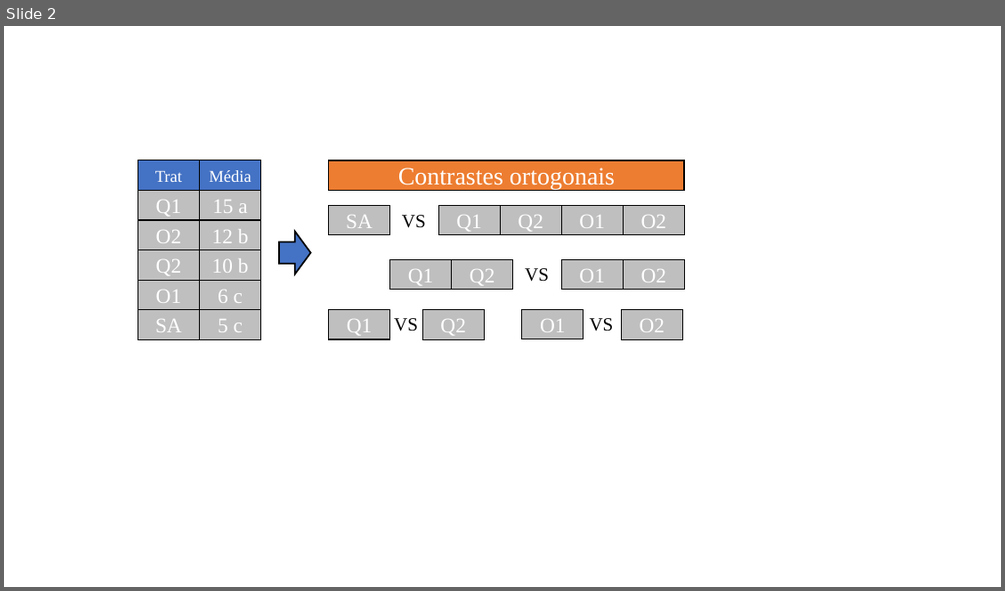
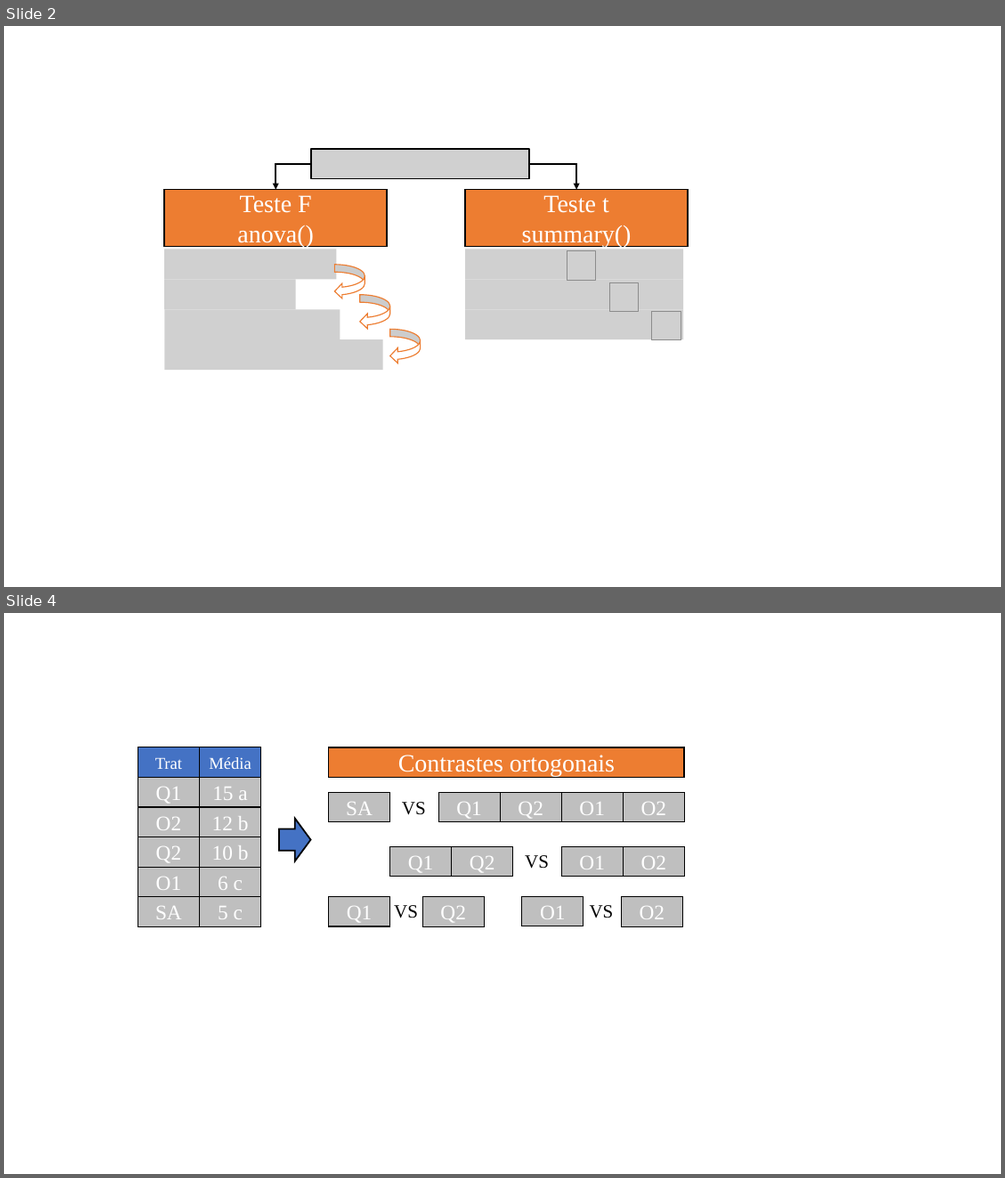
Before and after one commit to thomasbrunomichelon/Curso-R-Thomas-Emeli, a slide deck: Aulas/Aula 6 - Estatística experimental/images/a.pptx. Shown one above the other, each under a label of ours: slide 2 before the commit, slides 2 and 4 after it; the slides between them are not shown. The pictures are 1005x591 and 1005x1178 pixels, drawn with LibreOffice and Linux fonts; fonts in the diff are those of the drawing; grey boxes stand for pictures. Boxes give left, top, right and bottom in pixels: in the first picture for what was removed or moved away, otherwise in the second. Text is boxed around its words. In the diff, an @@ line names an element or a change of style, - is before the commit and + after.

```diff
--- a/Aulas/Aula 6 - Estatística experimental/images/a.pptx
+++ b/Aulas/Aula 6 - Estatística experimental/images/a.pptx
@@ slide 2 added at (4, 26, 1001, 587), background #FFFFFF @@
@@ group added at (164, 149, 688, 370): 11 pictures, 3 curved down arrows, 2 rectangles, 2 elbow arrows @@
+Teste F
+anova()
+Teste t
+summary()
@@ what was slide 2 is now slide 4 @@
```
Also in this commit, not shown: 1 slide changed, 1 other slide added, 14 other files.
